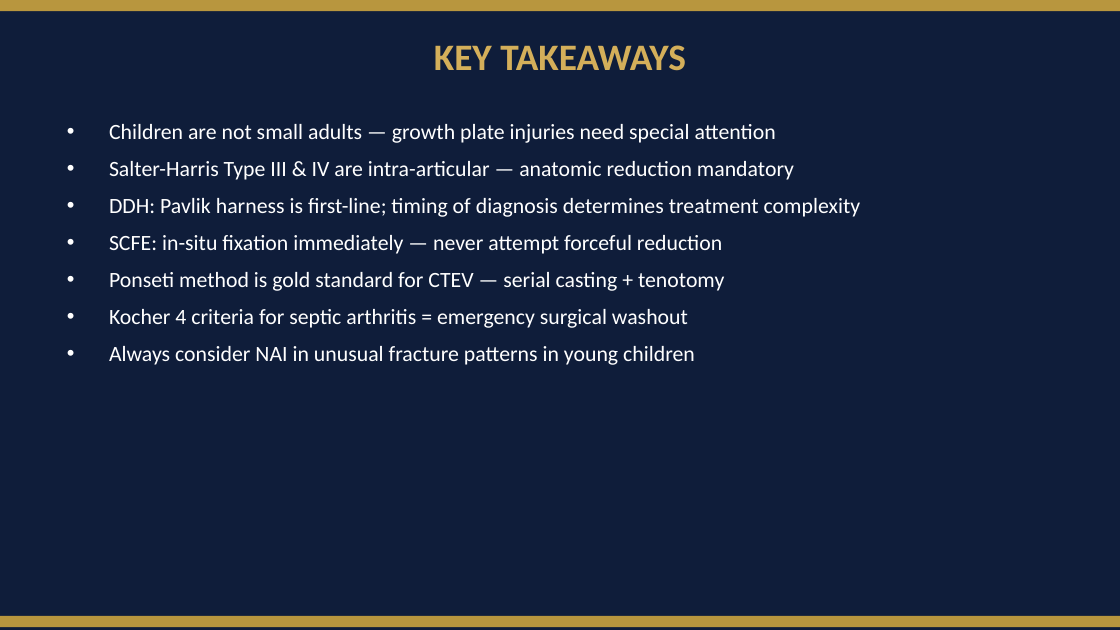
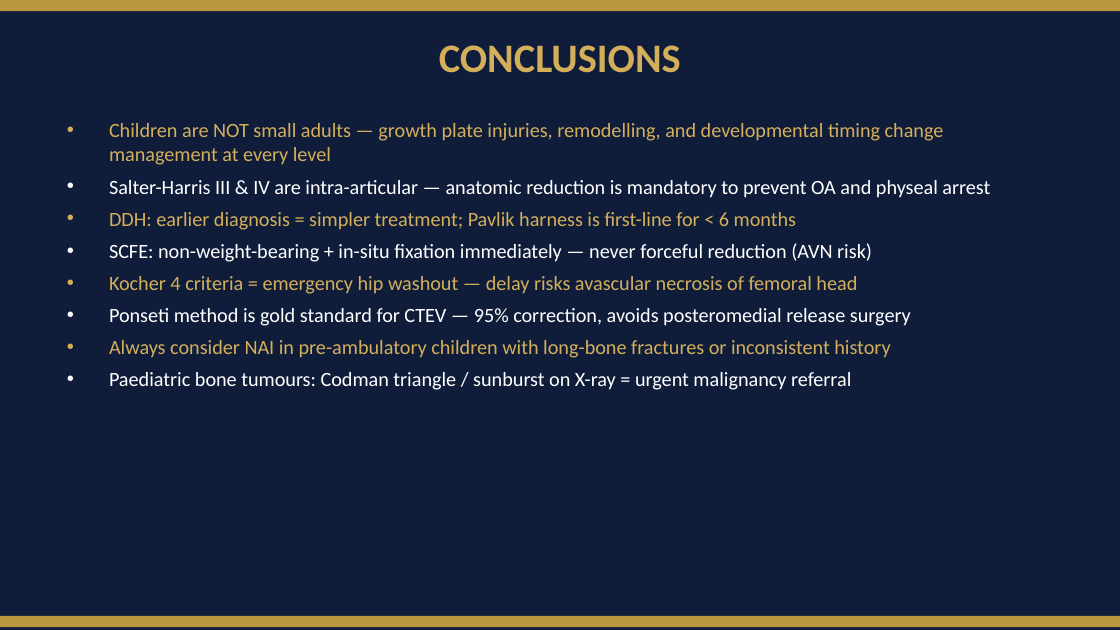
Before and after one commit to InfraXCoders/ortho-chronicles, a slide deck: slide 21 of slides/pediatric-orthopedics.pptx (slide 8 before the commit). Drawn at 1120x630 pixels with LibreOffice and Linux fonts; fonts in the diff are those of the drawing. Boxes give left, top, right and bottom in pixels: in the first picture for what was removed or moved away, otherwise in the second. Text is boxed around its words. In the diff, an @@ line names an element or a change of style, - is before the commit and + after.

```diff
--- a/slides/pediatric-orthopedics.pptx
+++ b/slides/pediatric-orthopedics.pptx
@@ text at [439,45,681,73]: text changed; size 24 to 26 pt @@
-KEY TAKEAWAYS
+CONCLUSIONS
@@ text at [109,123,990,390]: text changed; size 14 to 13 pt; text colour #FFFFFF to #D4AF5A @@
-• Children are not small adults — growth plate injuries need special attention
-• Salter-Harris Type III & IV are intra-articular — anatomic reduction mandatory
-• DDH: Pavlik harness is first-line; timing of diagnosis determines treatment complexity
-• SCFE: in-situ fixation immediately — never attempt forceful reduction
-• Ponseti method is gold standard for CTEV — serial casting + tenotomy
-• Kocher 4 criteria for septic arthritis = emergency surgical washout
-• Always consider NAI in unusual fracture patterns in young children
+• Children are NOT small adults — growth plate injuries, remodelling, and developmental timing change management at every level
+• Salter-Harris III & IV are intra-articular — anatomic reduction is mandatory to prevent OA and physeal arrest
+• DDH: earlier diagnosis = simpler treatment; Pavlik harness is first-line for < 6 months
+• SCFE: non-weight-bearing + in-situ fixation immediately — never forceful reduction (AVN risk)
+• Kocher 4 criteria = emergency hip washout — delay risks avascular necrosis of femoral head
+• Ponseti method is gold standard for CTEV — 95% correction, avoids posteromedial release surgery
+• Always consider NAI in pre-ambulatory children with long-bone fractures or inconsistent history
+• Paediatric bone tumours: Codman triangle / sunburst on X-ray = urgent malignancy referral
```
Also in this commit, not shown: 20 slides added, 7 slides removed, 10 other files.
